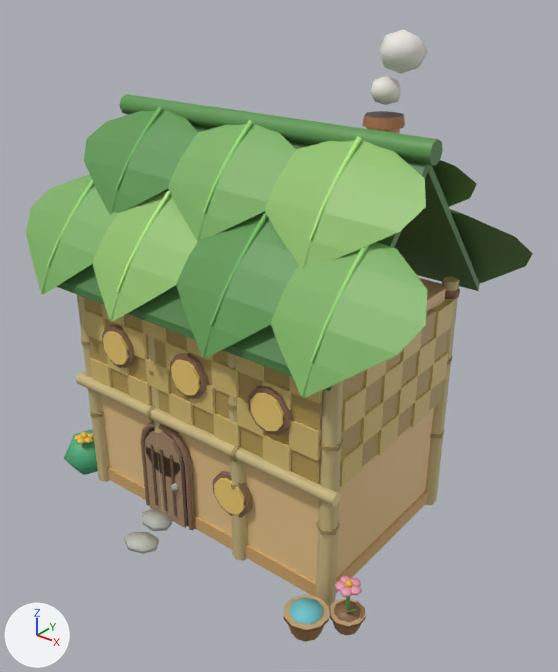
Before and after pictures for a commit that changed the glTF model godot/art/models/house_timber.glb.
Camera for both pictures: a 50 mm camera at (3.54, -4.21, 4.12) aimed at (0.22, -0.06, 1.55). Lighting does not change. The marker at lower left points along +X, +Y and +Z. The first picture is the older version.

Objects in the first picture: 'body', 'body_nh', 'body_nl'.
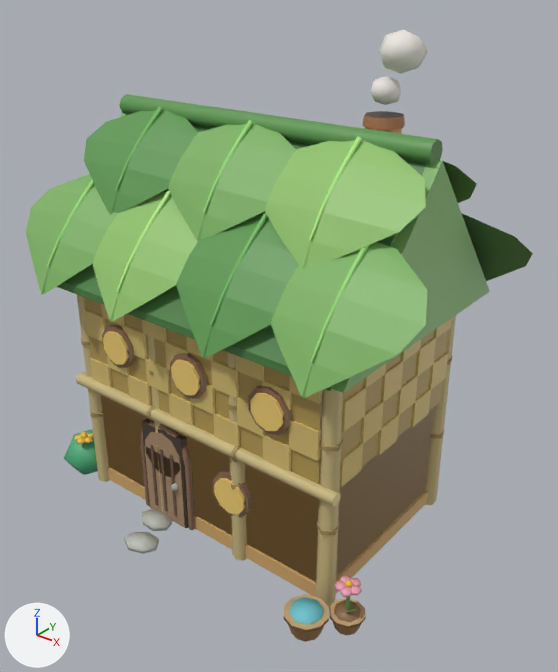
Location of each change, [x1, y1, x2, y2] in pixels of the pictures (558 x 672 px):
```json
{"object": "body__far", "change": "added", "after": [102, 113, 490, 582]}
```

Edits to the scene script, one JSON object a line:
```json
{"op": "add", "block": "me_body__far", "code": ["me_body__far = bpy.data.meshes.new('body__far')", "me_body__far.from_pydata(...)  # 38 vertices, 64 faces; spans x -1.42..1.42, y -0.97..0.97, z 0.0..3.2", "me_body__far.materials.append(mat_defaultmaterial_001)"]}
{"op": "add", "block": "ob_body__far", "code": ["ob_body__far = bpy.data.objects.new('body__far', me_body__far)", "ob_body__far.location = (0.0, 0.0, 0.0)"]}
```
